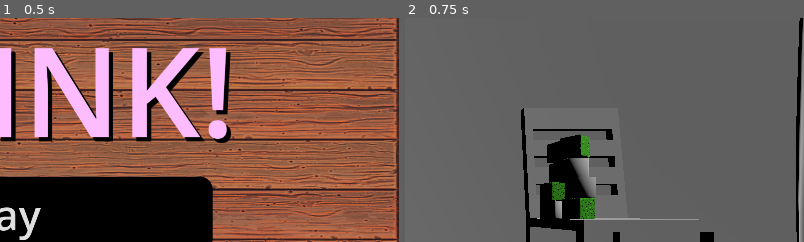
Above: before the commit, frames 1-2 (left to right).
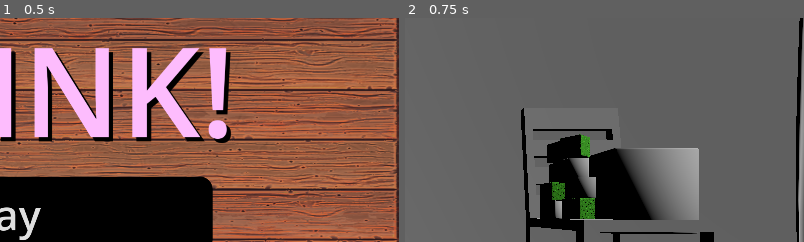
Above: after the commit, the same moments.

Repository: CoffeeMugTwo/b_oink
Game: Godot game, scene res://Scenes/main_menu.tscn
Same seed, same stepped clock (60 frames per second), same inputs: the game is played once before the commit and once after it.
Inputs:
- Up to frame 1 (0.5 s): no input
- Up to frame 2 (0.75 s): click "Play" at 0.5 s
The pictures show only the part of the screen within x 50-100%, y 6-56%; the shares and areas given below are measured in that part.

Frame 1 is identical in both runs. In frame 2, 6.4% of the frame differs, in the area x 46-74%, y 58-97%.

Commit message:
Added EndZone (Again)

Diff:
--- a/b-oink/Scenes/World.tscn
+++ b/b-oink/Scenes/World.tscn
@@ -1,6 +1,7 @@
-[gd_scene load_steps=28 format=3 uid="uid://c12rwdhvobuir"]
+[gd_scene load_steps=30 format=3 uid="uid://c12rwdhvobuir"]
 
 [ext_resource type="PackedScene" uid="uid://dql7vvv1oixh3" path="res://Art/Models/B-Oink!_Bar_Straight_wood_LP.fbx" id="1_5cjrv"]
+[ext_resource type="Script" uid="uid://dyvc74m7cohq8" path="res://Scripts/world.gd" id="1_r0dna"]
 [ext_resource type="PackedScene" uid="uid://dpdlg3jwq3gw0" path="res://Art/Models/B-Oink!_Floor_boards.fbx" id="2_j0p05"]
 [ext_resource type="PackedScene" uid="uid://cqjfh8efwvg1" path="res://Art/Models/B-Oink!_Wall.fbx" id="3_5nsto"]
 [ext_resource type="PackedScene" uid="uid://bynltsclhkugb" path="res://Art/Models/B-Oink!_Buldingblock_cylinder_LP.fbx" id="4_gjpho"]
@@ -16,8 +17,9 @@
 [ext_resource type="PackedScene" uid="uid://blaj83ljd7ftn" path="res://Art/Models/Curtain_LP.gltf" id="14_8l3nt"]
 [ext_resource type="PackedScene" uid="uid://p0uyi8jieasc" path="res://Art/Models/Chair_LP.gltf" id="15_kwl8l"]
 [ext_resource type="PackedScene" uid="uid://djx6htad3ovwe" path="res://Art/Models/Teddy_LP.gltf" id="16_xiqgv"]
-[ext_resource type="PackedScene" uid="uid://doaeowvopsl7f" path="res://Art/Models/B-Oink!_Book_LP.fbx" id="17_waglr"]
+[ext_resource type="PackedScene" uid="uid://xdjn8j01vrus" path="res://Art/Models/B-Oink!_Book_LP.fbx" id="17_waglr"]
 [ext_resource type="PackedScene" uid="uid://c1vloahd8enej" path="res://Art/Models/B-Oink!_Domino_LP.fbx" id="18_rwt1y"]
+[ext_resource type="PackedScene" uid="uid://cbutrd7rji0r1" path="res://Scenes/players_inside_area.tscn" id="20_b5aes"]
 
 [sub_resource type="BoxShape3D" id="BoxShape3D_5nsto"]
 
@@ -43,6 +45,7 @@
 size = Vector3(1.3322754, 0.059326172, 1)
 
 [node name="World" type="Node3D"]
+script = ExtResource("1_r0dna")
 
 [node name="RoomEdge" type="StaticBody3D" parent="."]
 
@@ -1154,3 +1157,8 @@
 
 [node name="B-Oink!_Buldingblock_cube_LP" parent="Block15" instance=ExtResource("7_y7y61")]
 transform = Transform3D(0.99790883, 0, -0.06463681, 0, 1, 0, 0.06463681, 0, 0.99790883, 0, 0, 0)
+
+[node name="EndZone" parent="." instance=ExtResource("20_b5aes")]
+transform = Transform3D(2, 0, 0, 0, 2, 0, 0, 0, 2, 34.938442, 4.9433355, 0)
+
+[connection signal="all_players_inside" from="EndZone" to="." method="_on_end_zone_all_players_inside"]
--- a/b-oink/Scripts/world.gd
+++ b/b-oink/Scripts/world.gd
@@ -10,6 +10,5 @@
 func _process(delta: float) -> void:
 	pass
 
-
 func _on_end_zone_all_players_inside() -> void:
 	get_tree().change_scene_to_file("res://Scenes/win_screen.tscn")
